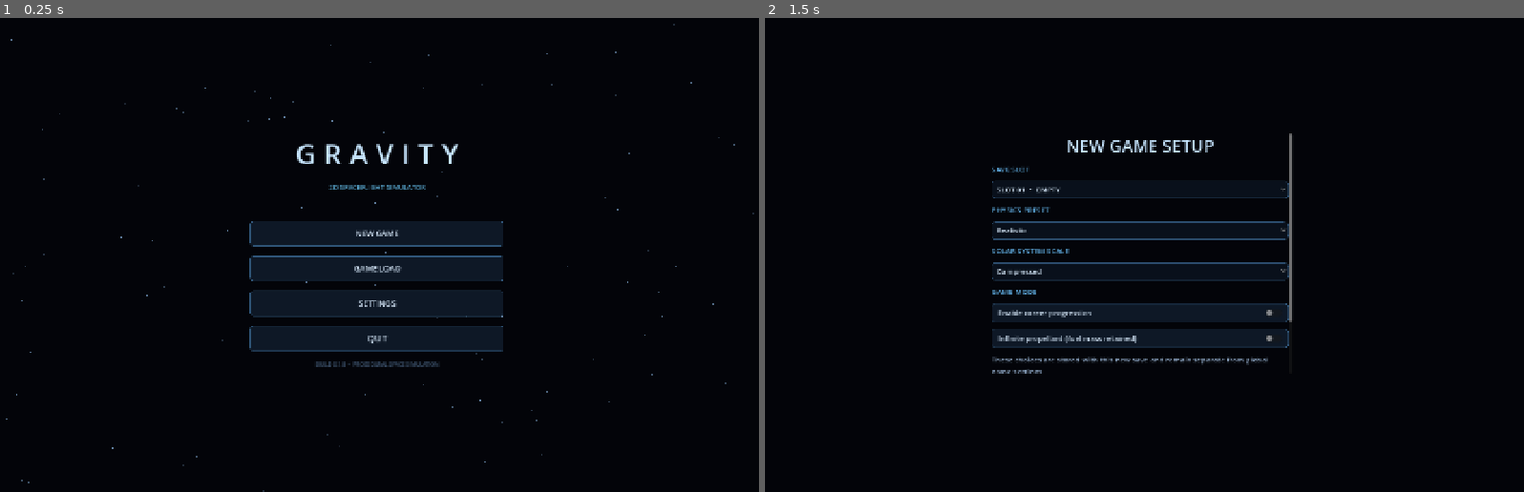
Above: before the commit, frames 1-2 (left to right).
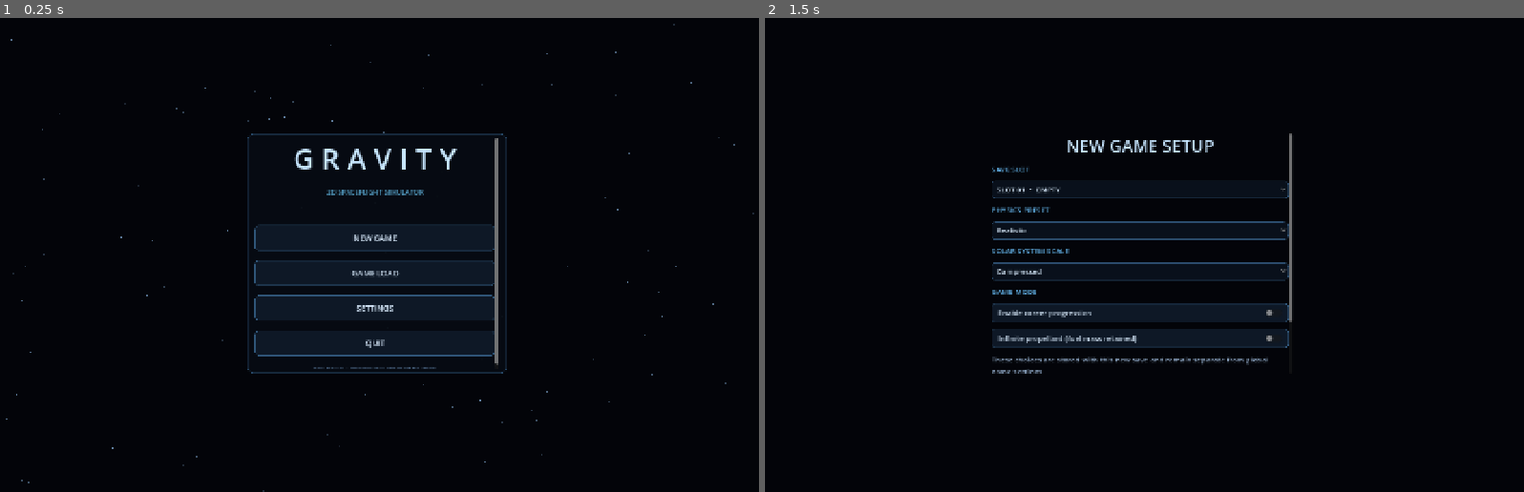
Above: after the commit, the same moments.

Repository: Blagos1195/Gravity-simulator
Game: Godot game, scene res://scenes/main.tscn
Same seed, same stepped clock (60 frames per second), same inputs: the game is played once before the commit and once after it.
Inputs:
- Up to frame 1 (0.25 s): no input
- Up to frame 2 (1.5 s): click "NEW GAME" at 0.5 s; click "BACK" at 1.25 s

The runs differ from the first frame. In frame 1, 3.8% of the frame differs, in the area x 32-67%, y 24-76%; in frame 2, nothing differs.

Commit message:
Frame the main menu in a consistent themed panel

Diff:
--- a/Gravity/scripts/main.gd
+++ b/Gravity/scripts/main.gd
@@ -1178,15 +1178,23 @@
 	var screen_size := DisplayServer.screen_get_size()
 	var menu_width := minf(480.0, maxf(280.0, screen_size.x - 48.0))
 	var menu_height := minf(640.0, maxf(240.0, screen_size.y - 48.0))
+	var menu_panel := PanelContainer.new()
+	menu_panel.custom_minimum_size = Vector2(menu_width, menu_height)
+	menu_panel.size_flags_horizontal = Control.SIZE_SHRINK_CENTER
+	menu_panel.size_flags_vertical = Control.SIZE_SHRINK_CENTER
+	center.add_child(menu_panel)
 	var menu_scroll := ScrollContainer.new()
-	menu_scroll.custom_minimum_size = Vector2(menu_width, menu_height)
-	menu_scroll.size_flags_horizontal = Control.SIZE_SHRINK_CENTER
-	menu_scroll.size_flags_vertical = Control.SIZE_SHRINK_CENTER
+	menu_scroll.set_anchors_and_offsets_preset(Control.PRESET_FULL_RECT)
+	menu_scroll.offset_left = 14
+	menu_scroll.offset_right = -14
+	menu_scroll.offset_top = 14
+	menu_scroll.offset_bottom = -14
+	menu_scroll.custom_minimum_size = Vector2(menu_width - 28.0, menu_height - 28.0)
 	menu_scroll.horizontal_scroll_mode = ScrollContainer.SCROLL_MODE_DISABLED
 	menu_scroll.vertical_scroll_mode = ScrollContainer.SCROLL_MODE_AUTO
-	center.add_child(menu_scroll)
+	menu_panel.add_child(menu_scroll)
 	menu_root = VBoxContainer.new()
-	menu_root.custom_minimum_size = Vector2(menu_width, 0)
+	menu_root.custom_minimum_size = Vector2(menu_width - 28.0, 0)
 	menu_root.size_flags_horizontal = Control.SIZE_EXPAND_FILL
 	menu_root.add_theme_constant_override("separation", 18)
 	menu_scroll.add_child(menu_root)
